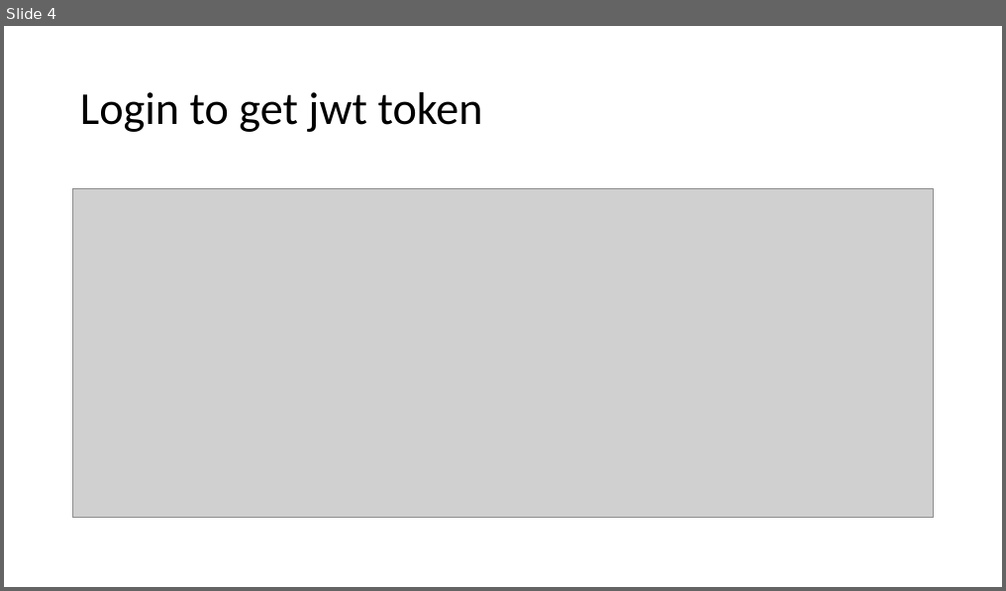
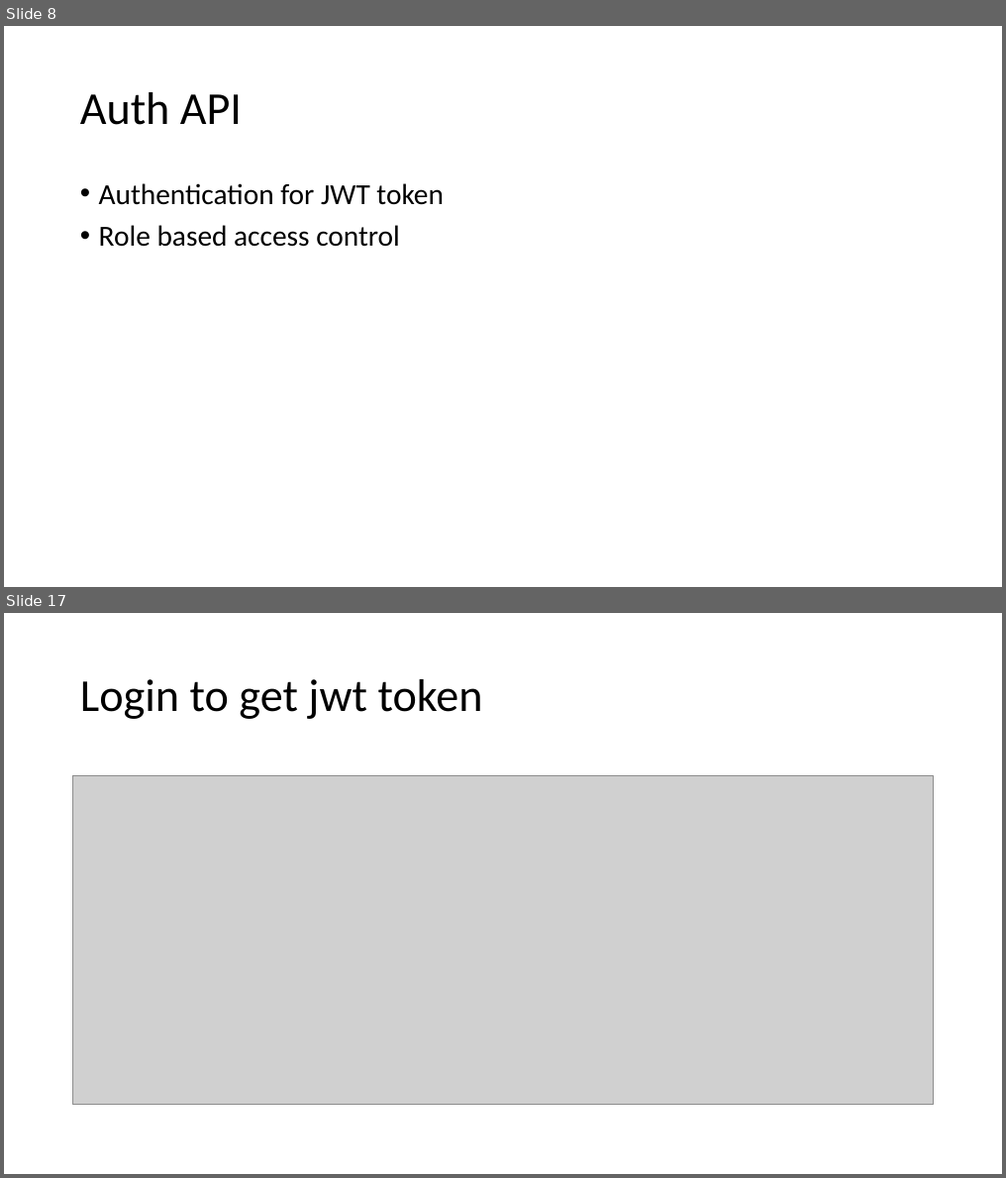
Before and after one commit to Lejuan60606/PlayGoodSolution, a slide deck: Presentation1.pptx. Shown one above the other, each under a label of ours: slide 4 before the commit, slides 8 and 17 after it; the slides between them are not shown. The pictures are 1006x591 and 1006x1178 pixels, drawn with LibreOffice and Linux fonts; fonts in the diff are those of the drawing; grey boxes stand for pictures. Boxes give left, top, right and bottom in pixels: in the first picture for what was removed or moved away, otherwise in the second. Text is boxed around its words. In the diff, an @@ line names an element or a change of style, - is before the commit and + after.

```diff
--- a/Presentation1.pptx
+++ b/Presentation1.pptx
@@ slide 8 added at (x1=4, y1=26, x2=1002, y2=587), background #FFFFFF @@
@@ title added at (x1=80, y1=92, x2=242, y2=125), 44 pt, text #000000 @@
+Auth API
@@ text added at (x1=99, y1=183, x2=443, y2=247), 28 pt, text #000000 @@
+• Authentication for JWT token
+• Role based access control
@@ what was slide 4 is now slide 17 @@
```
Also in this commit, not shown: 3 slides changed, 12 other slides added.
